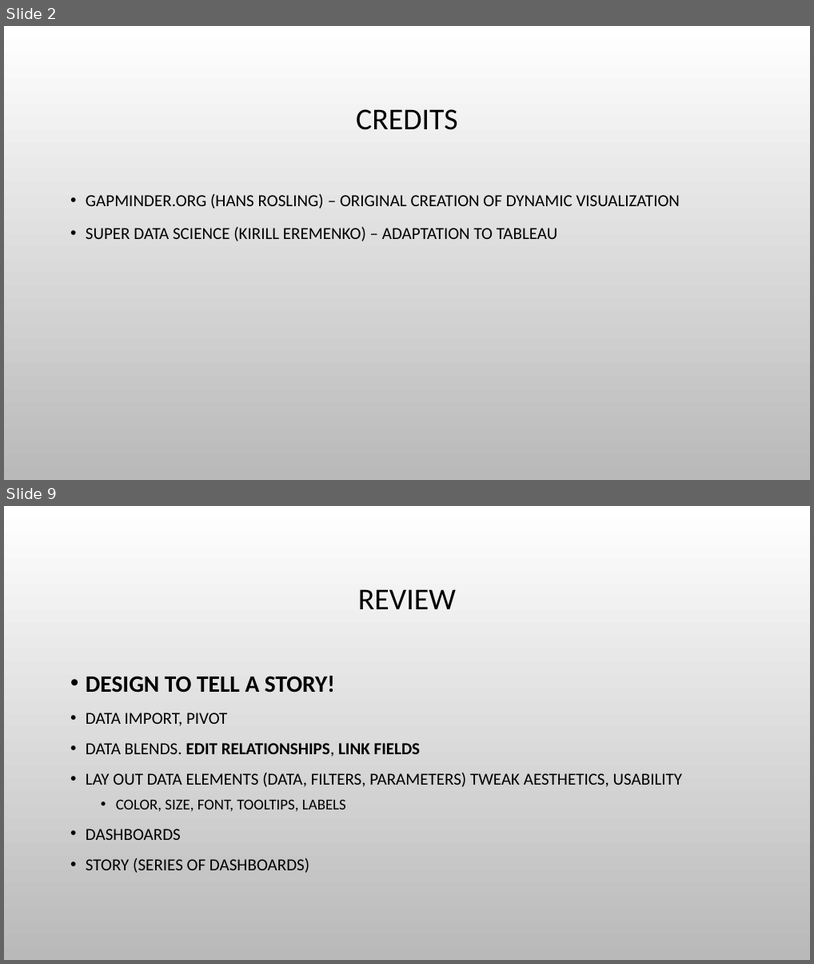
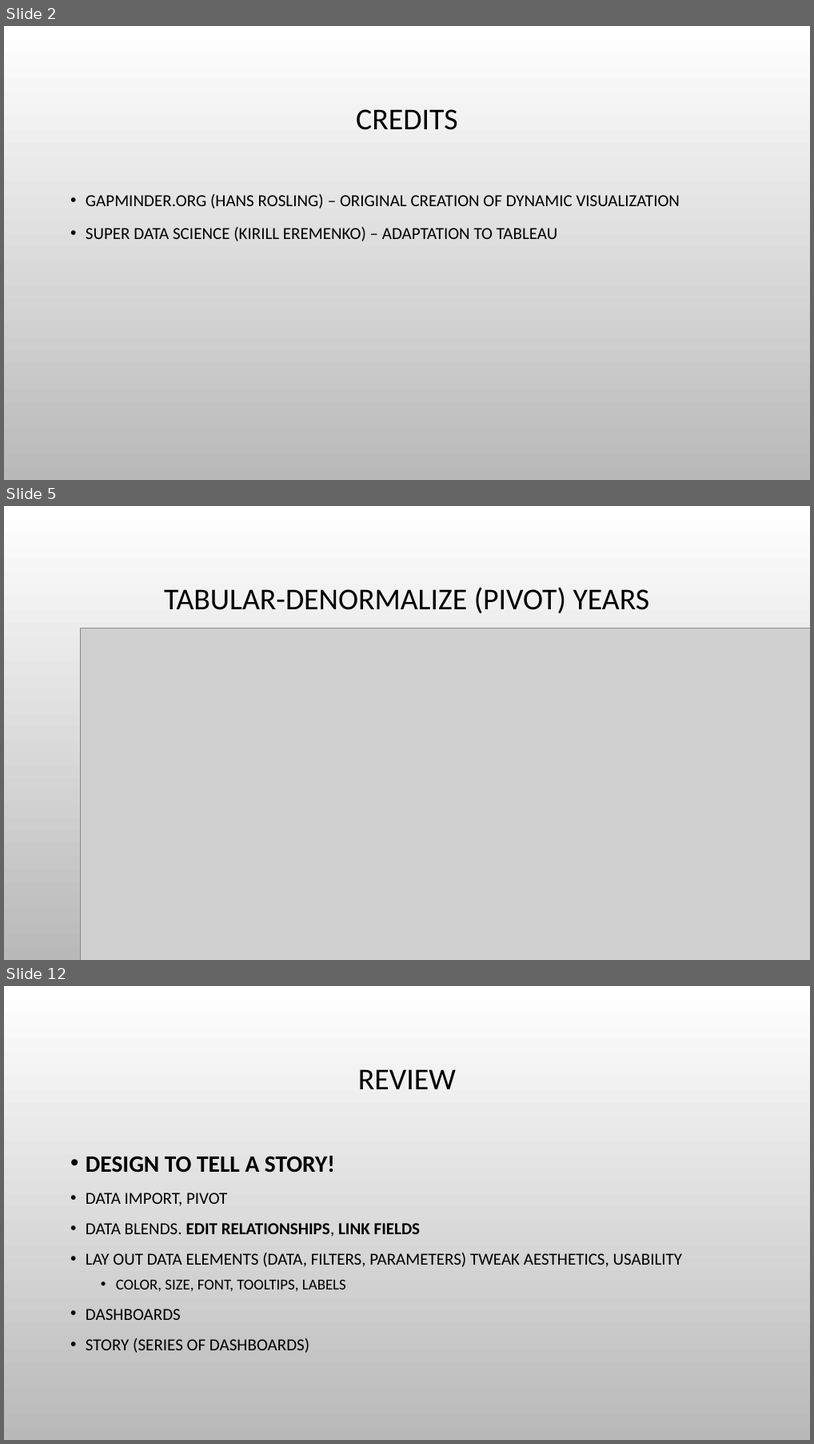
Before and after one commit to bobhilt/tableau-dashboard-demo, a slide deck: BuildingTableauDashboards.pptx. Shown one above the other, each under a label of ours: slides 2 and 9 before the commit, slides 2, 5 and 12 after it; the slides between them are not shown. The pictures are 814x964 and 814x1444 pixels, drawn with LibreOffice and Linux fonts; fonts in the diff are those of the drawing; grey boxes stand for pictures; background and template pictures are left out. Boxes give left, top, right and bottom in pixels: in the first picture for what was removed or moved away, otherwise in the second. Text is boxed around its words. In the diff, an @@ line names an element or a change of style, - is before the commit and + after.

```diff
--- a/BuildingTableauDashboards.pptx
+++ b/BuildingTableauDashboards.pptx
@@ slide 5 added at <box>4,506,810,960</box>, background picture (left out) @@
@@ title added at <box>164,587,650,613</box>, 36 pt, text #000000 @@
+TABULAR-DENORMALIZE (PIVOT) YEARS
@@ picture added at <box>80,628,810,960</box> @@
@@ what was slide 9 is now slide 12 @@
```
Also in this commit, not shown: 7 slides changed, 2 other slides added, 5 other files.
